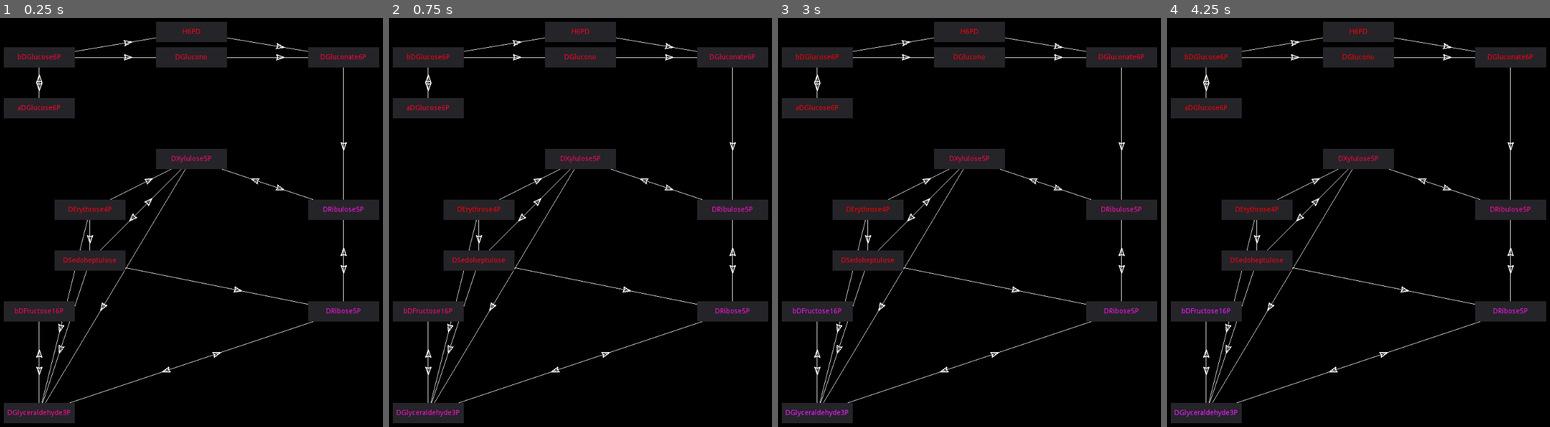
Above: before the commit, frames 1-4 (left to right).
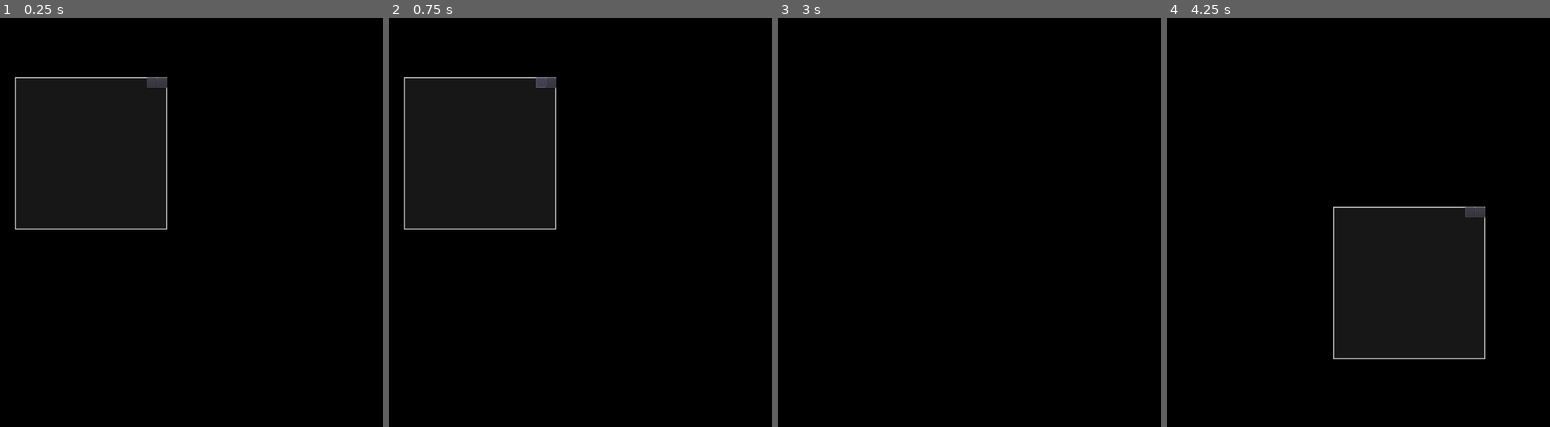
Above: after the commit, the same moments.

Repository: ARegardin/pyIGEM-cycles
Game: Godot game, scene res://scenes/main.tscn
Same seed, same stepped clock (60 frames per second), same inputs: the game is played once before the commit and once after it.
Inputs (mouse positions are in pixels of both pictures, inside the frame that each line leads up to):
- Up to frame 1 (0.25 s): no input
- Up to frame 2 (0.75 s): click (542, 83) at 0.52 s
- Up to frame 3 (3 s): click (931, 83) at 1.27 s; click (931, 83) at 2.02 s; tap Enter at 2.75 s; move the mouse to (1080, 214) at 2.77 s; tap B (open_bars, bound only after the commit) at 2.85 s
- Up to frame 4 (4.25 s): tap Space (show_quantities) at 3.5, 3.6 s; move the mouse to (1258, 259) at 3.52 s; tap B (open_bars, bound only after the commit) at 3.8 s

The runs differ from the first frame. In frame 1, 12% of the frame differs, in the area x 0-100%, y 0-100%; in frame 2, 12%; in frame 3, 13%; in frame 4, 13%.
Error after the commit: Assertion failed: ERROR: get_all_files_dir() invalid path : ../data (res://scripts/dataUtilities.gd:11)

Commit message:
added visual bar graph in godot model, press b

Diff:
--- a/godot/project.godot
+++ b/godot/project.godot
@@ -42,6 +42,11 @@
 "events": [ Object(InputEventKey,"resource_local_to_scene":false,"resource_name":"","device":0,"alt":false,"shift":false,"control":false,"meta":false,"command":false,"pressed":false,"scancode":0,"physical_scancode":32,"unicode":0,"echo":false,"script":null)
  ]
 }
+open_bars={
+"deadzone": 0.5,
+"events": [ Object(InputEventKey,"resource_local_to_scene":false,"resource_name":"","device":0,"alt":false,"shift":false,"control":false,"meta":false,"command":false,"pressed":false,"scancode":0,"physical_scancode":66,"unicode":0,"echo":false,"script":null)
+ ]
+}
 
 [physics]
 
--- /dev/null
+++ b/godot/scenes/bar_graph.tscn
@@ -0,0 +1,41 @@
+[gd_scene load_steps=3 format=2]
+
+[ext_resource path="res://scripts/bar_graph.gd" type="Script" id=1]
+
+[sub_resource type="StyleBoxFlat" id=1]
+bg_color = Color( 0.0941176, 0.0941176, 0.0941176, 1 )
+border_width_left = 2
+border_width_top = 2
+border_width_right = 2
+border_width_bottom = 2
+
+[node name="bar_graph" type="Node2D"]
+z_index = 3
+script = ExtResource( 1 )
+
+[node name="ui" type="Node2D" parent="."]
+z_index = -1
+
+[node name="background" type="Panel" parent="ui"]
+margin_left = -150.0
+margin_top = -150.0
+margin_right = 150.0
+margin_bottom = 150.0
+mouse_filter = 2
+custom_styles/panel = SubResource( 1 )
+
+[node name="move" type="Button" parent="ui"]
+margin_left = 110.0
+margin_top = -149.0
+margin_right = 130.0
+margin_bottom = -129.0
+
+[node name="exit" type="Button" parent="ui"]
+margin_left = 130.0
+margin_top = -149.0
+margin_right = 150.0
+margin_bottom = -129.0
+
+[connection signal="button_down" from="ui/move" to="." method="_on_move_button_down"]
+[connection signal="button_up" from="ui/move" to="." method="_on_move_button_up"]
+[connection signal="pressed" from="ui/exit" to="." method="_on_exit_pressed"]
--- a/godot/scenes/main.tscn
+++ b/godot/scenes/main.tscn
@@ -1,6 +1,10 @@
-[gd_scene load_steps=2 format=2]
+[gd_scene load_steps=3 format=2]
 
 [ext_resource path="res://scripts/main.gd" type="Script" id=1]
+[ext_resource path="res://scenes/bar_graph.tscn" type="PackedScene" id=2]
 
 [node name="main" type="Node2D"]
 script = ExtResource( 1 )
+
+[node name="bar_graph" parent="." instance=ExtResource( 2 )]
+position = Vector2( 302, 289 )
--- a/godot/scenes/molecule.tscn
+++ b/godot/scenes/molecule.tscn
@@ -13,6 +13,7 @@
 margin_top = -20.0
 margin_right = 70.0
 margin_bottom = 20.0
+mouse_filter = 2
 
 [node name="name_label" type="Label" parent="ui"]
 margin_left = -100.0
--- /dev/null
+++ b/godot/scripts/bar_graph.gd
@@ -0,0 +1,74 @@
+extends Node2D
+
+var labels = []
+var moving = false
+
+func _process(delta):
+	if Input.is_action_just_pressed("open_bars"):
+		self.visible = !self.visible
+	if moving:
+		self.position = get_global_mouse_position() - $ui/move.rect_position - $ui/move.rect_size/2
+	update()
+
+func _draw():
+	if self.visible:
+		draw_bars(get_parent().molecules)
+
+func draw_bars(molecules, size = 40, n = 10):
+
+	var maxquant = 0
+
+	# We order the molecules
+	var ordered = []
+	for mol in molecules:
+		maxquant += mol.quantity
+		if len(ordered) < 0:
+			ordered.append(mol)
+			continue
+		for i in range(len(ordered) + 1):
+			if i == len(ordered):
+				ordered.append(mol)
+				continue
+			if ordered[i].quantity < mol.quantity:
+				ordered.insert(i , mol)
+				break
+
+	for label in labels:
+		label.queue_free()
+	labels = []
+
+	# Draw a bar for each molecule
+	for i in range(n):
+		var color = Color(1, ordered[i].quantity/100, ordered[i].quantity/10)
+		var bar = Rect2(Vector2.ZERO + Vector2(i * size + i, 0), Vector2(size, -ordered[i].quantity/maxquant * 200))
+		draw_rect(bar, color, true)
+
+		var a = Label.new()
+		add_child(a)
+		labels.append(a)
+		a.rect_rotation = 90
+		a.rect_size = Vector2(200, size)
+		a.valign = Label.VALIGN_CENTER
+		a.text = ordered[i].molname
+#		a.mouse_filter = Control.MOUSE_FILTER_IGNORE
+		a.modulate = color
+		a.rect_position = Vector2(size, 30)+ Vector2(i * size + i, 0)
+
+	# Set the size and position of background
+	var width = size * n + n + 100
+	var height = 400
+	$ui/background.rect_size = Vector2(width, height)
+	$ui/background.rect_position = Vector2(-50, -height/2)
+
+	# Set button position
+	$ui/move.rect_position = Vector2(width - 90, -height/2)
+	$ui/exit.rect_position = Vector2(width - 70, -height/2)
+
+func _on_move_button_down():
+	moving = true
+
+func _on_move_button_up():
+	moving = false
+
+func _on_exit_pressed():
+	self.visible = false
--- a/godot/scripts/main.gd
+++ b/godot/scripts/main.gd
@@ -4,11 +4,11 @@
 var molecules = []
 
 func _ready():
-	create_model("./data")
+	create_model("../data")
 
 # - Create the model from a directory
 func create_model(dir):
-	var data = DataUtilities.read_model_dir("./data")
+	var data = DataUtilities.read_model_dir(dir)
 	for mol in data:
 		var a = molecule_scene.instance()
 		self.add_child(a)
@@ -50,3 +50,4 @@
 
 func _process(delta):
 	model_step(delta)
+	update()
Not shown, removed: godot/data/DErythrose4P.txt
Not shown, removed: godot/data/DGluconate6P.txt
Not shown, removed: godot/data/DGlucono.txt
Not shown, removed: godot/data/DGlyceraldehyde3P.txt
Not shown, removed: godot/data/DRibose5P.txt
Not shown, removed: godot/data/DRibulose5P.txt
Not shown, removed: godot/data/DSedoheptulose.txt
Not shown, removed: godot/data/DXylulose5P.txt
Not shown, removed: godot/data/H6PD.txt
Not shown, removed: godot/data/aDGlucose6P.txt
Not shown, removed: godot/data/bDFructose16P.txt
Not shown, removed: godot/data/bDGlucose6P.txt
(and 1 more such lines)
